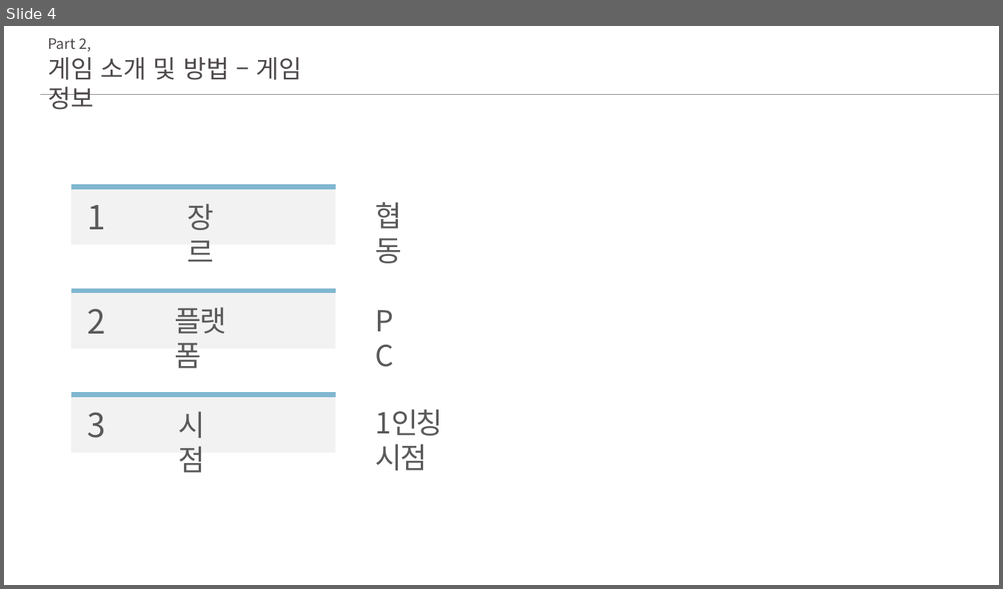
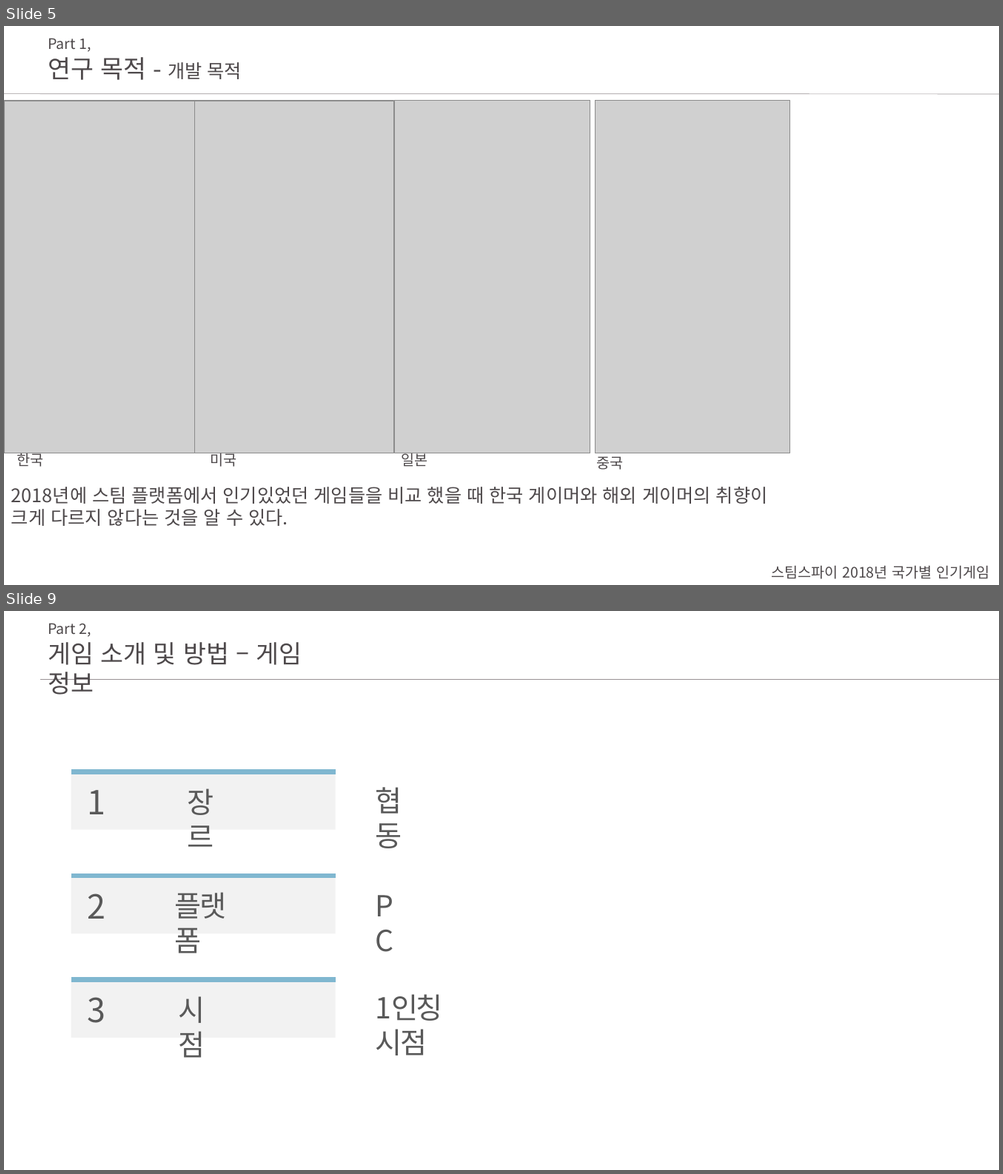
Before and after one commit to ghk01214/KPUFinalGame-deprecated-, a slide deck: docs/초안.pptx. Shown one above the other, each under a label of ours: slide 4 before the commit, slides 5 and 9 after it; the slides between them are not shown. The pictures are 1003x589 and 1003x1174 pixels, drawn with LibreOffice and Linux fonts; fonts in the diff are those of the drawing; grey boxes stand for pictures. Boxes give left, top, right and bottom in pixels: in the first picture for what was removed or moved away, otherwise in the second. Text is boxed around its words. In the diff, an @@ line names an element or a change of style, - is before the commit and + after.

```diff
--- a/docs/초안.pptx
+++ b/docs/초안.pptx
@@ slide 5 added at <box>4,26,999,585</box>, background #FFFFFF @@
@@ text added at <box>48,38,91,52</box>, 14 pt, text #4D484A @@
+Part 1,
@@ text added at <box>48,57,242,80</box>, 24 pt, text #4D484A @@
+연구 목적 - 개발 목적
@@ line added from (4, 94) to (999, 94), #989194 0.5 pt @@
@@ picture added at <box>4,101,213,454</box> @@
@@ picture added at <box>195,101,393,454</box> @@
@@ picture added at <box>394,101,590,454</box> @@
@@ picture added at <box>595,101,790,454</box> @@
@@ group added at <box>17,451,623,470</box>: 4 texts @@
+한국
+미국
+일본
+중국
@@ text added at <box>11,487,768,526</box>, 18 pt, text #4D484A @@
+2018년에 스팀 플랫폼에서 인기있었던 게임들을 비교 했을 때 한국 게이머와 해외 게이머의 취향이
+크게 다르지 않다는 것을 알 수 있다.
@@ text added at <box>771,566,989,580</box>, 14 pt, text #4D484A @@
+스팀스파이 2018년 국가별 인기게임
@@ what was slide 4 is now slide 9 @@
```
Also in this commit, not shown: 6 slides changed, 8 other slides added, 3 slides removed.
